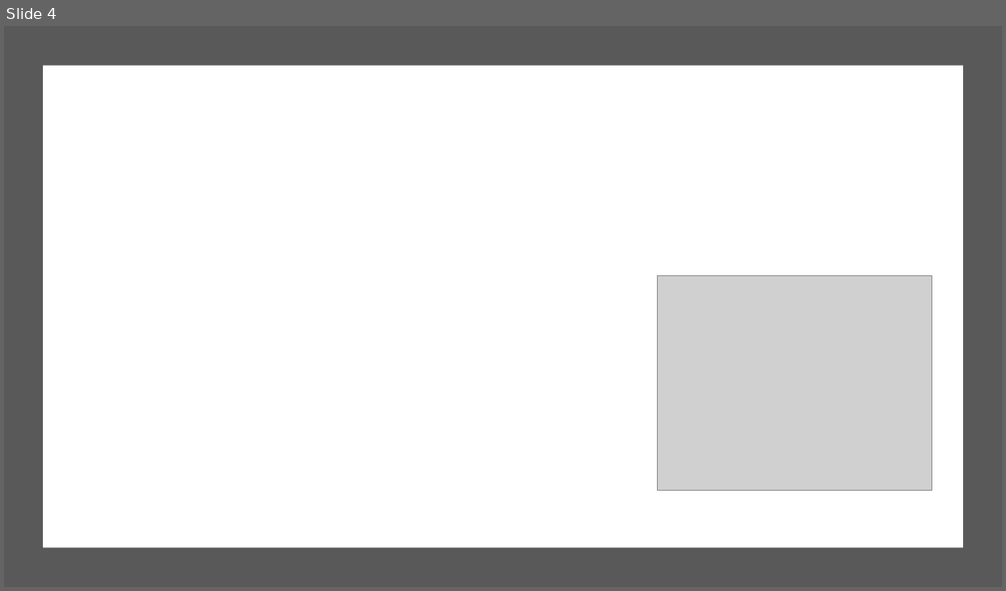
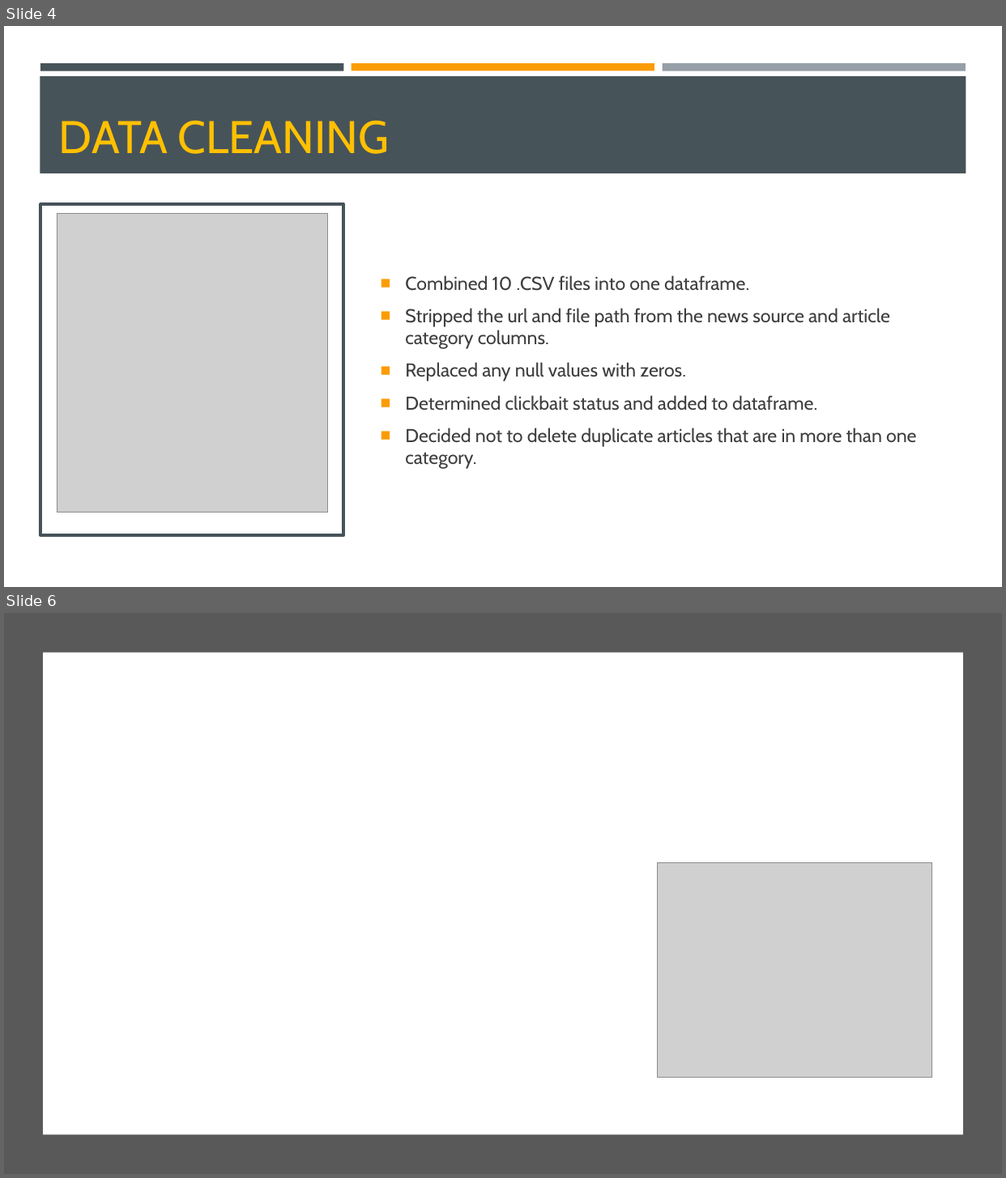
Before and after one commit to jakehtaylor/Classifying-Clickbait-Headlines, a slide deck: Group 9 - Facebook News Article Analysis.pptx. Shown one above the other, each under a label of ours: slide 4 before the commit, slides 4 and 6 after it; the slides between them are not shown. The pictures are 1006x591 and 1006x1178 pixels, drawn with LibreOffice and Linux fonts; fonts in the diff are those of the drawing; grey boxes stand for pictures; background and template pictures are left out. Boxes give left, top, right and bottom in pixels: in the first picture for what was removed or moved away, otherwise in the second. Text is boxed around its words. In the diff, an @@ line names an element or a change of style, - is before the commit and + after.

```diff
--- a/Group 9 - Facebook News Article Analysis.pptx
+++ b/Group 9 - Facebook News Article Analysis.pptx
@@ slide 4 added at box(4, 26, 1002, 587), background #FFFFFF @@
@@ rectangle added at box(40, 63, 344, 71), fill #465359 @@
@@ rectangle added at box(351, 63, 654, 71), fill #FB9C04 @@
@@ rectangle added at box(662, 63, 965, 71), fill #969FA7 @@
@@ rectangle added at box(40, 76, 966, 173), fill #465359 @@
@@ title added at box(59, 120, 390, 154), 44 pt, text #FFC000 @@
+DATA CLEANING
@@ rectangle added at box(40, 204, 344, 535), fill #FFFFFF, outline #465359 3 pt @@
@@ picture added at box(57, 213, 327, 512) @@
@@ text added at box(405, 275, 916, 469), 18 pt, text #3D3D3D @@
+■ Combined 10 .CSV files into one dataframe.
+■ Stripped the url and file path from the news source and article category columns.
+■ Replaced any null values with zeros.
+■ Determined clickbait status and added to dataframe.
+■ Decided not to delete duplicate articles that are in more than one category.
@@ what was slide 4 is now slide 6 @@
```
Also in this commit, not shown: 4 slides changed, 2 other slides added, 10 other files.
